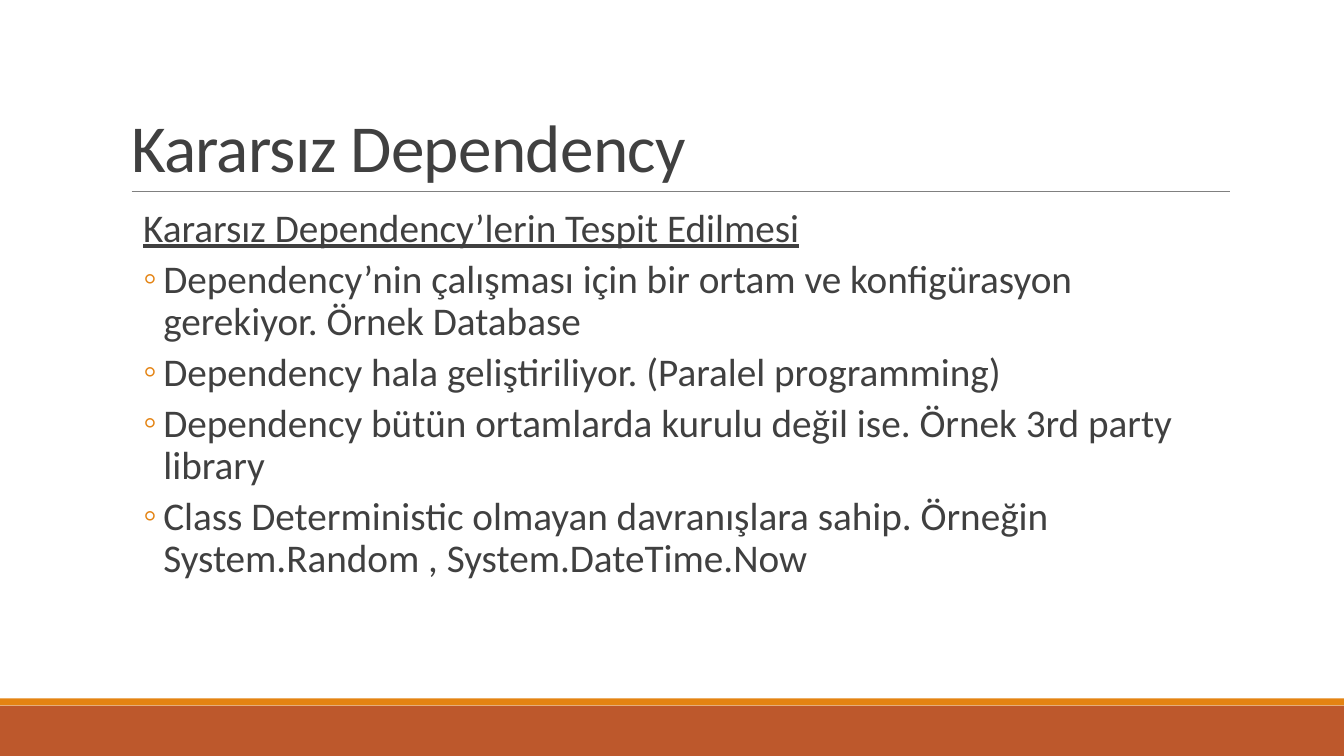
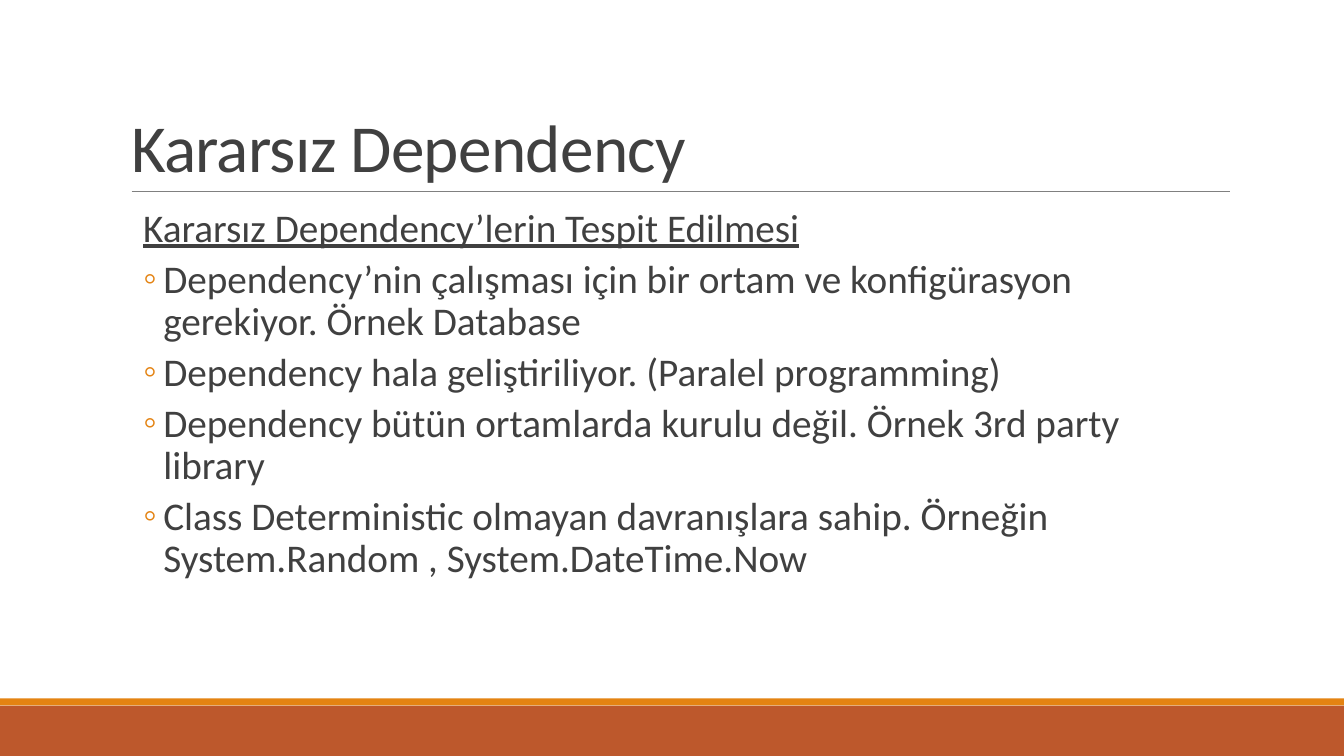
Before and after one commit to ozgurkaplan/MsMeetup20171025, a slide deck: slide 14 of Dependency Injection with net Core.pptx. Drawn at 1344x756 pixels with LibreOffice and Linux fonts; fonts in the diff are those of the drawing. Boxes give left, top, right and bottom in pixels: in the first picture for what was removed or moved away, otherwise in the second. Text is boxed around its words. In the diff, an @@ line names an element or a change of style, - is before the commit and + after.

```diff
--- a/Dependency Injection with net Core.pptx
+++ b/Dependency Injection with net Core.pptx
@@ text at (x1=163, y1=405, x2=1119, y2=486): text changed @@
-  ◦ Dependency bütün ortamlarda kurulu değil ise. Örnek 3rd party library
+  ◦ Dependency bütün ortamlarda kurulu değil. Örnek 3rd party library
```
Also in this commit, not shown: 4 other files.
